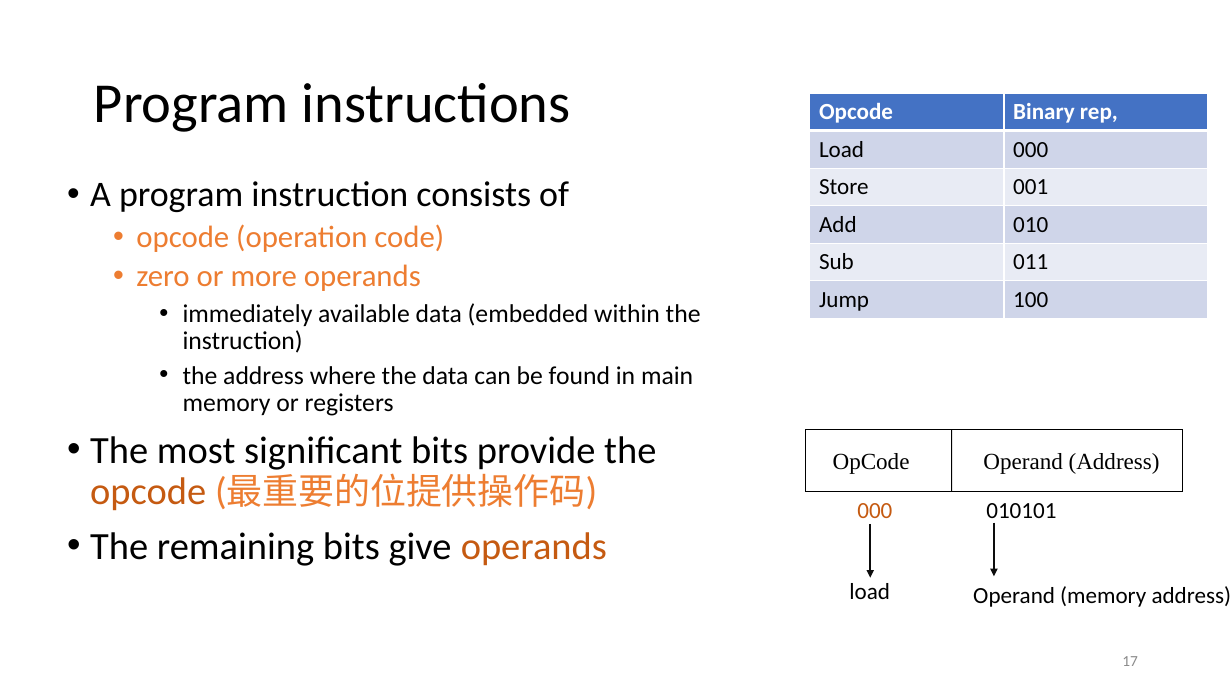
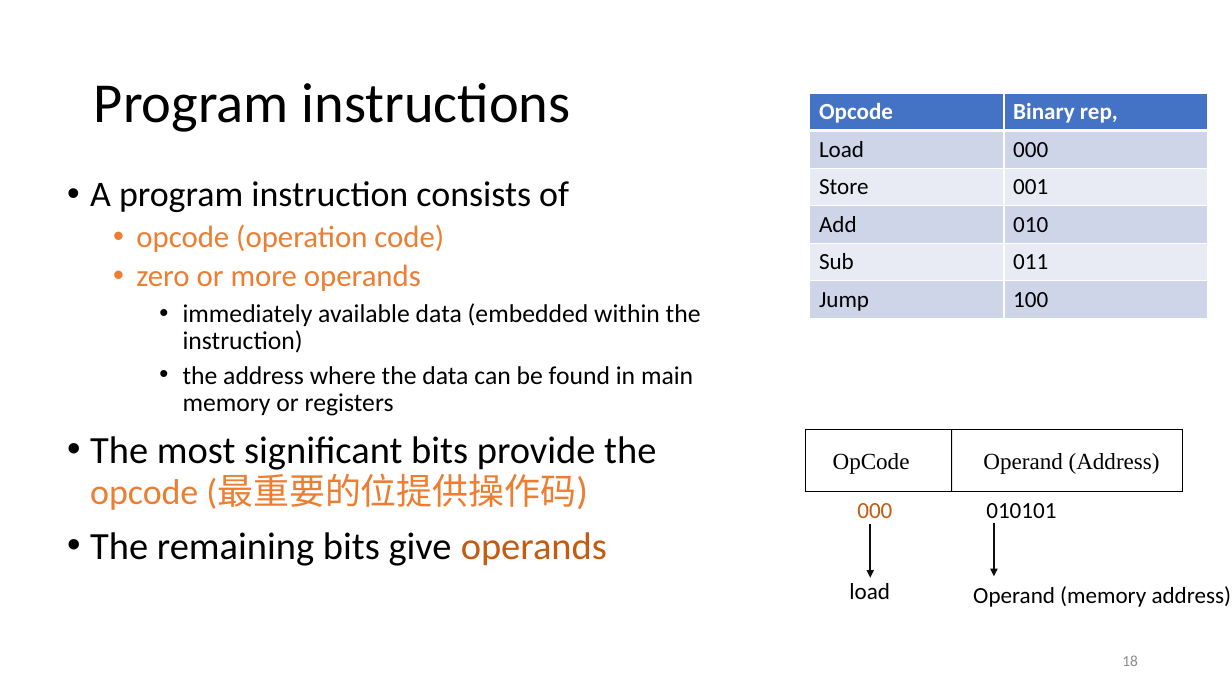
Before and after one commit to vcboy1/Leeds, a slide deck: slide 18 of 26fall/1860/Lecture/Week1.6/Lec_1.6.1_Architecture_and_Instruction_Sets.pptx (slide 17 before the commit). Drawn at 1232x693 pixels with LibreOffice and Linux fonts; fonts in the diff are those of the drawing. Boxes give left, top, right and bottom in pixels: in the first picture for what was removed or moved away, otherwise in the second. Text is boxed around its words. In the diff, an @@ line names an element or a change of style, - is before the commit and + after.

```diff
--- a/26fall/1860/Lecture/Week1.6/Lec_1.6.1_Architecture_and_Instruction_Sets.pptx
+++ b/26fall/1860/Lecture/Week1.6/Lec_1.6.1_Architecture_and_Instruction_Sets.pptx
@@ text at (x1=90, y1=436, x2=656, y2=510): size 30 to 28 pt in "opcode (最重要的位提供操作码)"; text colour #C55A11 to #ED7D31 in "opcode" @@
@@ page number at (x1=1122, y1=655, x2=1138, y2=666): text changed @@
-17
+18
```
Also in this commit, not shown: 7 other slides changed, 1 slide added, 1 slide removed, 4 other files.
